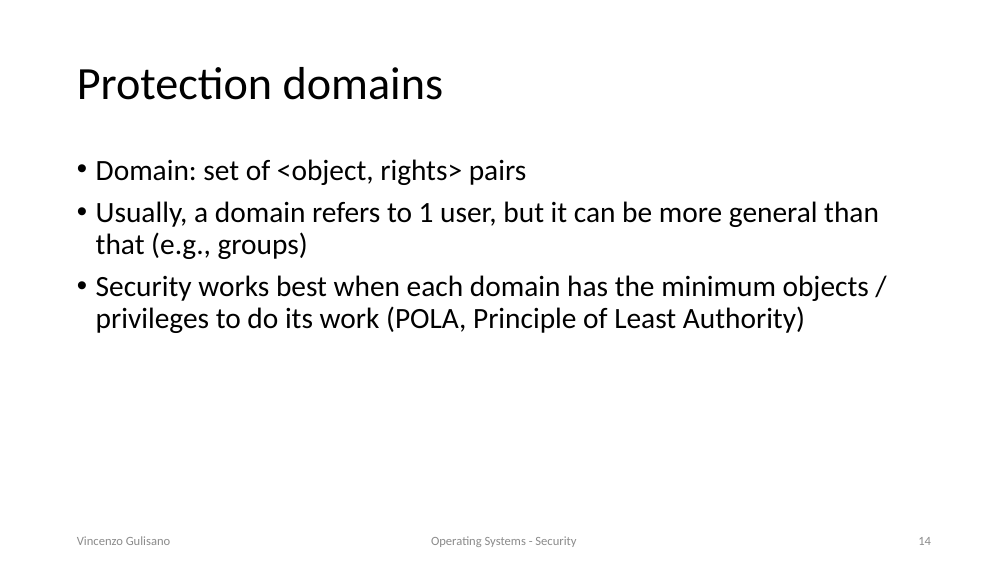
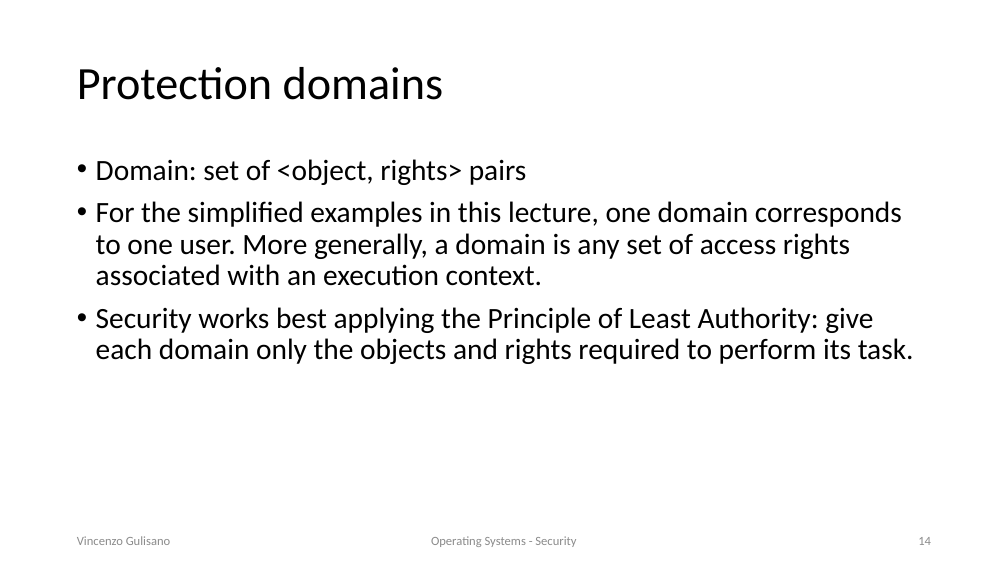
Before and after one commit to vincenzo-gulisano/os_material, a slide deck: slide 14 of security/security.pptx. Drawn at 1008x567 pixels with LibreOffice and Linux fonts; fonts in the diff are those of the drawing. Boxes give left, top, right and bottom in pixels: in the first picture for what was removed or moved away, otherwise in the second. Text is boxed around its words. In the diff, an @@ line names an element or a change of style, - is before the commit and + after.

Commit message:
updating security slides

```diff
--- a/security/security.pptx
+++ b/security/security.pptx
@@ text at box(96, 201, 914, 364): text changed @@
-• Usually, a domain refers to 1 user, but it can be more general than that (e.g., groups)
-• Security works best when each domain has the minimum objects / privileges to do its work (POLA, Principle of Least Authority)
+• For the simplified examples in this lecture, one domain corresponds to one user. More generally, a domain is any set of access rights associated with an execution context.
+• Security works best applying the Principle of Least Authority: give each domain only the objects and rights required to perform its task.
```
Also in this commit, not shown: 11 other slides changed, 1 other file.
